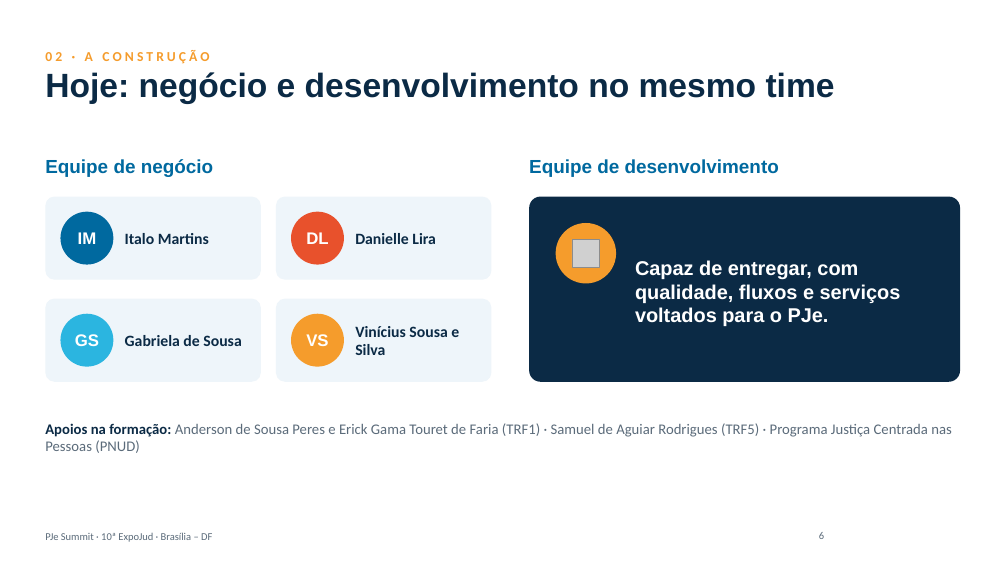
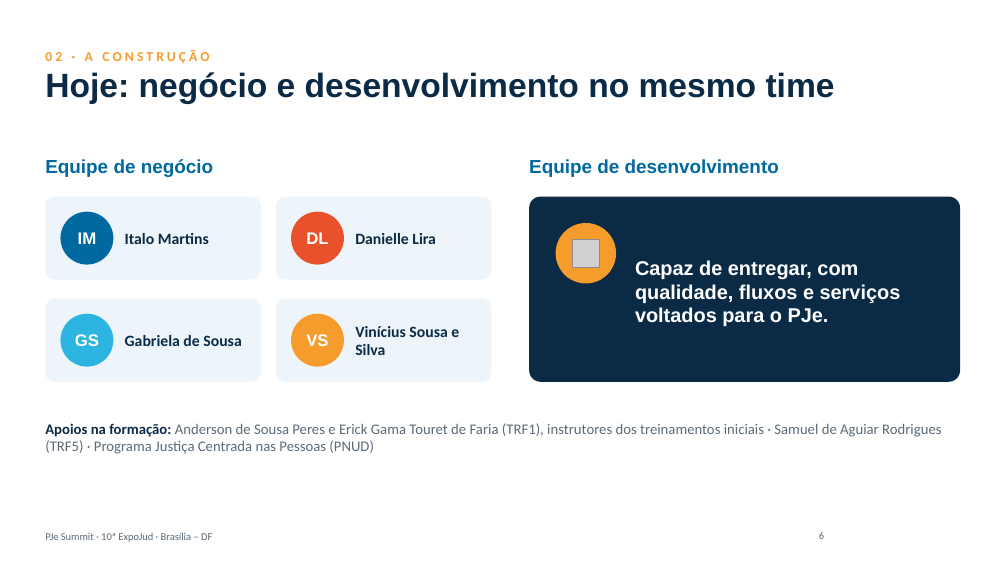
Before and after one commit to vsousaesilva/lab-fluxos-demo, a slide deck: slide 6 of apresentacao/expojud-2026/Lab-Fluxos-ExpoJud-2026.pptx. Drawn at 1008x567 pixels with LibreOffice and Linux fonts; fonts in the diff are those of the drawing; grey boxes stand for pictures; background and template pictures are left out. Boxes give left, top, right and bottom in pixels: in the first picture for what was removed or moved away, otherwise in the second. Text is boxed around its words. In the diff, an @@ line names an element or a change of style, - is before the commit and + after.

```diff
--- a/apresentacao/expojud-2026/Lab-Fluxos-ExpoJud-2026.pptx
+++ b/apresentacao/expojud-2026/Lab-Fluxos-ExpoJud-2026.pptx
@@ text at [45,423,941,454]: text changed @@
-Apoios na formação: Anderson de Sousa Peres e Erick Gama Touret de Faria (TRF1) · Samuel de Aguiar Rodrigues (TRF5) · Programa Justiça Centrada nas Pessoas (PNUD)
+Apoios na formação: Anderson de Sousa Peres e Erick Gama Touret de Faria (TRF1), instrutores dos treinamentos iniciais · Samuel de Aguiar Rodrigues (TRF5) · Programa Justiça Centrada nas Pessoas (PNUD)
```
Also in this commit, not shown: 1 other slide changed, 15 other files.
